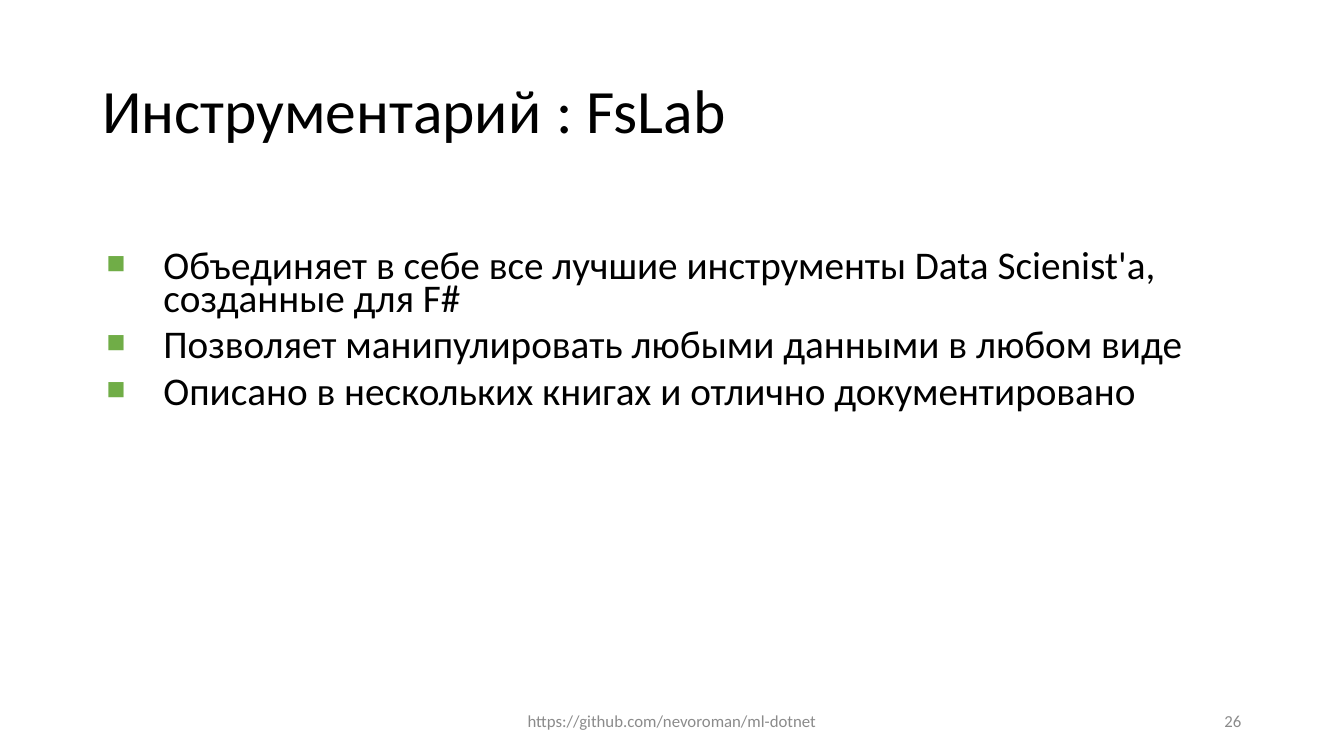
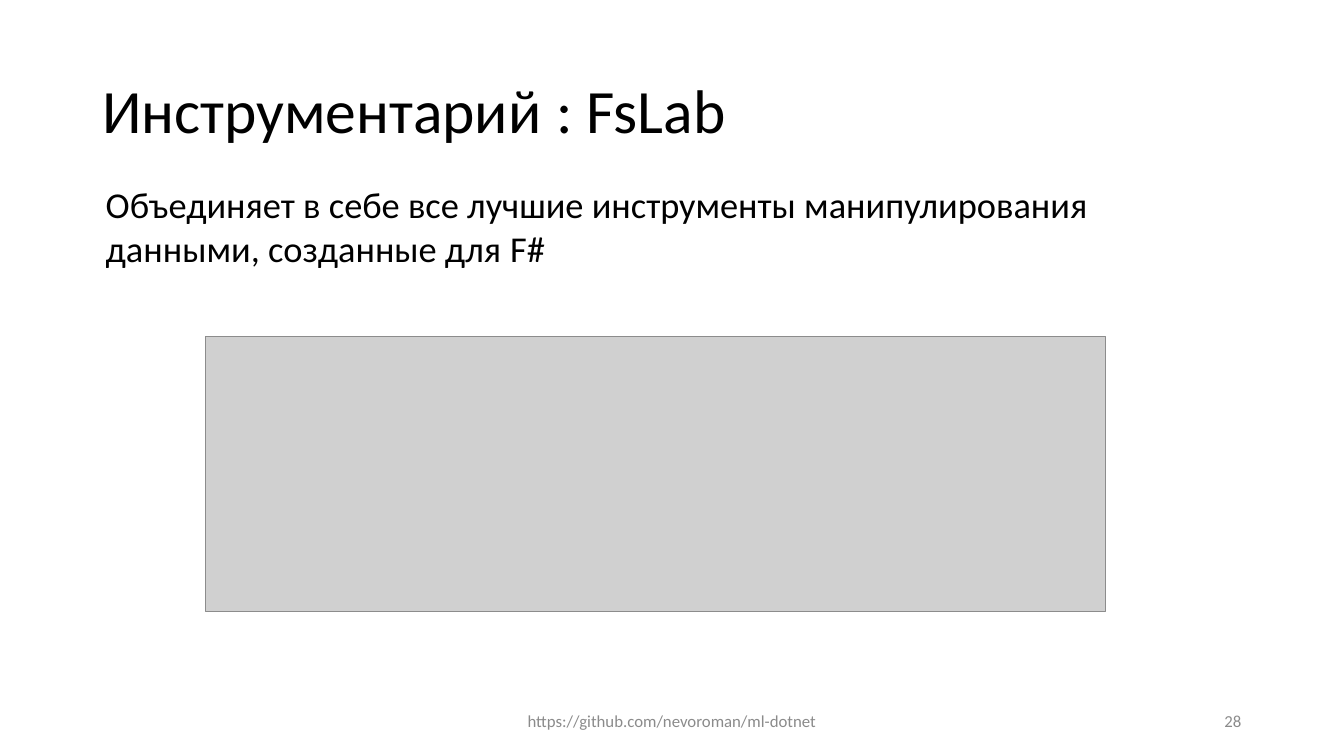
Before and after one commit to Spectr9/ml-dotnet, a slide deck: slide 28 of Slides/Slides.pptx (slide 26 before the commit). Drawn at 1344x756 pixels with LibreOffice and Linux fonts; fonts in the diff are those of the drawing; grey boxes stand for pictures. Boxes give left, top, right and bottom in pixels: in the first picture for what was removed or moved away, otherwise in the second. Text is boxed around its words. In the diff, an @@ line names an element or a change of style, - is before the commit and + after.

```diff
--- a/Slides/Slides.pptx
+++ b/Slides/Slides.pptx
@@ text added at [106, 193, 1087, 268], 26 pt, text #000000 @@
+Объединяет в себе все лучшие инструменты манипулирования данными, созданные для F#
@@ text removed at [163, 252, 1182, 412] @@
-■ Объединяет в себе все лучшие инструменты Data Scienist'а, созданные для F#
-■ Позволяет манипулировать любыми данными в любом виде
-■ Описано в нескольких книгах и отлично документировано
@@ picture added at [206, 336, 1106, 611] @@
@@ page number at [1224, 715, 1241, 727]: text changed @@
-26
+28
```
Also in this commit, not shown: 20 other slides changed, 3 slides added, 9 other files.
